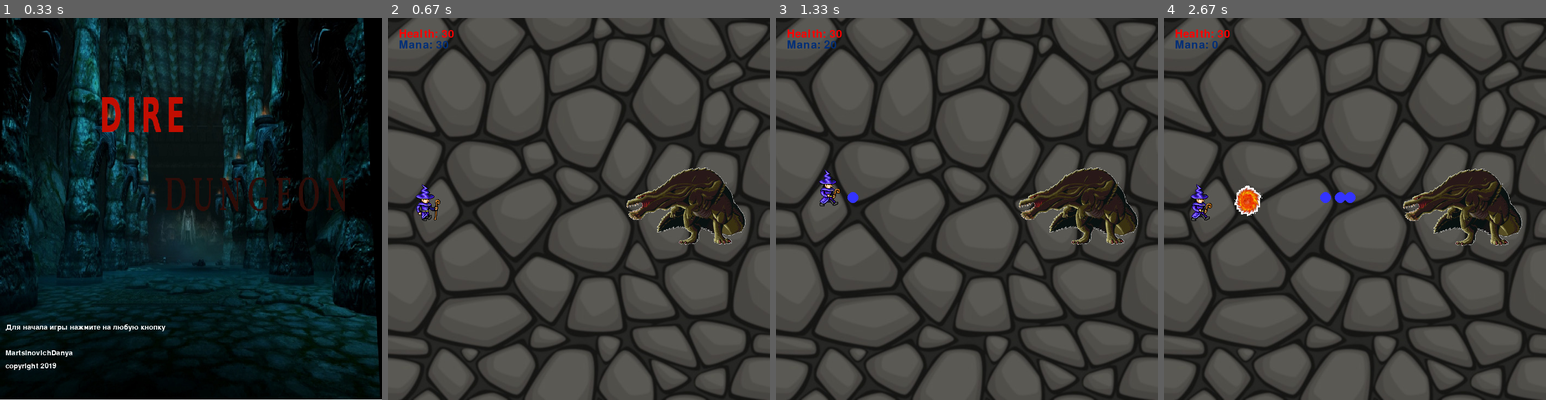
Above: before the commit, frames 1-4 (left to right).
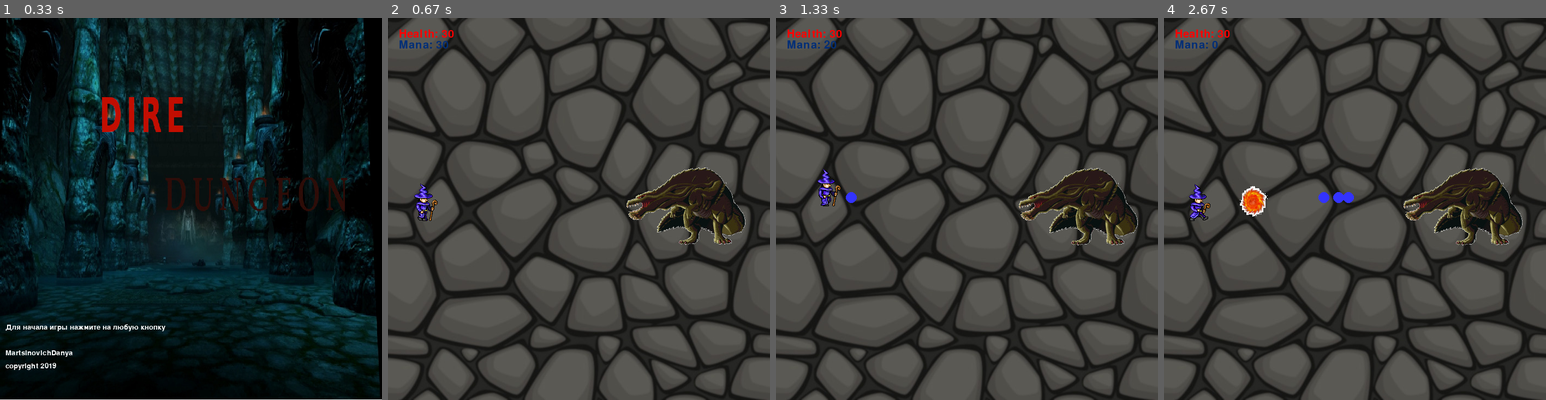
Above: after the commit, the same moments.

Repository: MartsinovichDanya/PyGameProject
Game: pygame game, started from main.py
Same seed, same stepped clock (60 frames per second), same inputs: the game is played once before the commit and once after it.
Inputs:
- Up to frame 1 (0.33 s): no input
- Up to frame 2 (0.67 s): hold D from 0.33 s (still down)
- Up to frame 3 (1.33 s): release D at 0.8 s; hold W 0.83-1.13 s; hold D from 1.17 s (still down); tap Space at 1.23 s
- Up to frame 4 (2.67 s): tap Space at 1.53, 1.73, 2.03, 2.3, 2.63 s; release D at 1.63 s; hold A 1.67-2.2 s; hold S 2.23-2.53 s; hold A from 2.57 s (still down)

Frame 1 is identical in both runs. In frame 2, 0.3% of the frame differs, in the area x 6-14%, y 43-54%; in frame 3, 1.0%; in frame 4, 1.6%, in the area x 6-94%, y 39-60%.

Commit message:
musical update

Diff:
--- a/AnimatedSprite.py
+++ /dev/null
@@ -1,24 +0,0 @@
-import pygame
-
-
-class AnimatedSprite(pygame.sprite.Sprite):
-    def __init__(self, sheet, columns, rows, x, y, group):
-        super().__init__(group)
-        self.frames = []
-        self.cut_sheet(sheet, columns, rows)
-        self.cur_frame = 0
-        self.image = self.frames[self.cur_frame]
-        self.rect = self.rect.move(x, y)
-
-    def cut_sheet(self, sheet, columns, rows):
-        self.rect = pygame.Rect(0, 0, sheet.get_width() // columns,
-                                sheet.get_height() // rows)
-        for j in range(rows):
-            for i in range(columns):
-                frame_location = (self.rect.w * i, self.rect.h * j)
-                self.frames.append(sheet.subsurface(pygame.Rect(
-                    frame_location, self.rect.size)))
-
-    def update(self):
-        self.cur_frame = (self.cur_frame + 1) % len(self.frames)
-        self.image = self.frames[self.cur_frame]
--- a/main.py
+++ b/main.py
@@ -14,21 +14,32 @@
 
 pygame.init()
 
+# настройка экрана и группы всех спрайтов
 size = width, height = 700, 700
 screen = pygame.display.set_mode(size)
 all_sprites = pygame.sprite.Group()
 bg = Background('background.jpg', [0, 0])
+
+# спрайт игрока
 wizard = Player(load_image("sorlowalk.png", (128, 128, 128, 255)),
                 load_image("sorlowalkback.png", (128, 128, 128, 255)),
                 load_image("sorlostand.png", (128, 128, 128, 255)),
                 load_image("sorlofire.png", (128, 128, 128, 255)), 4, 1, 0, 300, all_sprites)
-
+# спрайт противника
 enemi = Boss(load_image("enemi.png", -1), 400, 250, all_sprites)
 
+# заставка
+start_screen(screen)
 
+# музыка
+pygame.mixer.init()
+pygame.mixer.music.load('data/danzhi.wav')
+pygame.mixer.music.set_volume(0.2)
+pygame.mixer.music.play(-1)
+
+# определение счетчиков, групп спрайтов и вспомогательных переменных
 running = True
 clock = pygame.time.Clock()
-start_screen(screen)
 font = pygame.font.Font(None, 30)
 h_indicator = font.render(f'Health: {wizard.health}', 1, pygame.Color('red'))
 m_indicator = font.render(f'Mana: {wizard.mana}', 1, (1, 46, 119))
@@ -42,11 +53,13 @@
 mana_bonus_counter = 0
 health_bonus_counter = 0
 
+# основной цикл
 while running:
     tick = clock.tick(30)
     for event in pygame.event.get():
         if event.type == pygame.QUIT:
             running = False
+        # стрельба
         if event.type == pygame.KEYDOWN:
             if event.key == pygame.K_SPACE:
                 wizard.image = wizard.fireimg
@@ -55,6 +68,7 @@
                              wizard.rect.right, wizard.rect.center[1] + 10, (51, 51, 255))
                     wizard.mana -= 10
 
+    # передвижение
     keys = pygame.key.get_pressed()
     if keys[pygame.K_d]:
         if wizard.rect.right < width:
@@ -73,6 +87,7 @@
             wizard.rect.y += 3
         wizard.update(1)
 
+    # обновление экрана
     screen.blit(bg.image, bg.rect)
     h_indicator = font.render(f'Health: {wizard.health}', 1, pygame.Color('red'))
     m_indicator = font.render(f'Mana: {wizard.mana}', 1, (1, 46, 119))
@@ -86,24 +101,32 @@
     healthbonus_group.update(wizard, enemi)
     pygame.display.flip()
 
+    # обработка выстрелов противника
     if counter == enemi.fire_freq:
         enemi.fire(wizard)
         counter = 0
 
+    # обработка выпадения бонусов маны
     if mana_bonus_counter == 90:
         ManaBonus(load_image('manabonus.png', -1), all_sprites, manabonus_group, width, height)
         mana_bonus_counter = 0
 
+    # обработка выпадения бонусов здоровья
     if health_bonus_counter == 600:
         HealthBonus(load_image('healthbonus.png', -1), all_sprites, healthbonus_group, width, height)
         health_bonus_counter = 0
 
+    # обработка смерти игрока
     if wizard.health == 0:
+        pygame.mixer.music.stop()
         game_over_screen(screen)
 
+    # обработка победы игрока
     if enemi.health == 0:
+        pygame.mixer.music.stop()
         win_screen(screen)
 
+    # прибавление счетчиков
     counter += 1
     mana_bonus_counter += 1
     health_bonus_counter += 1
